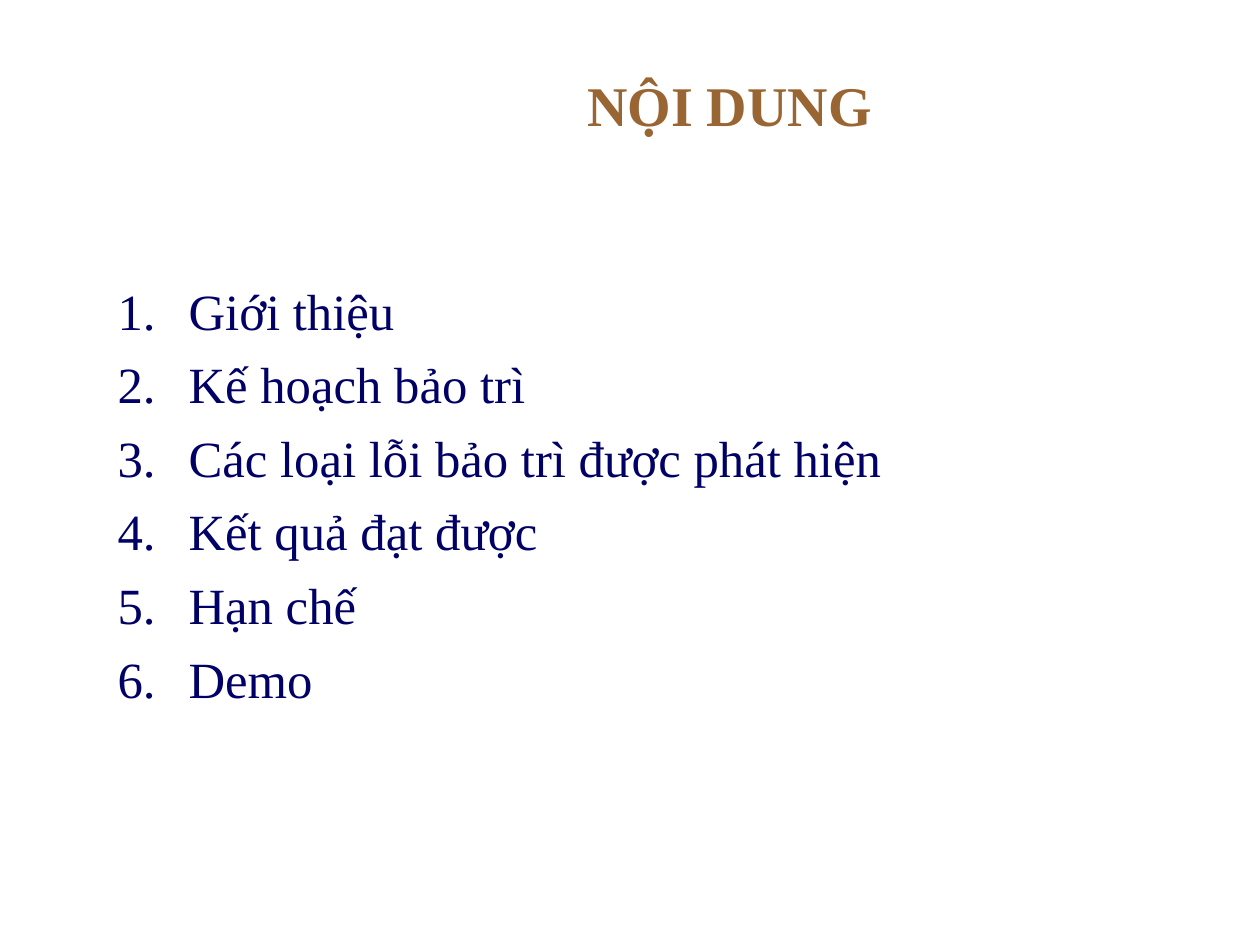
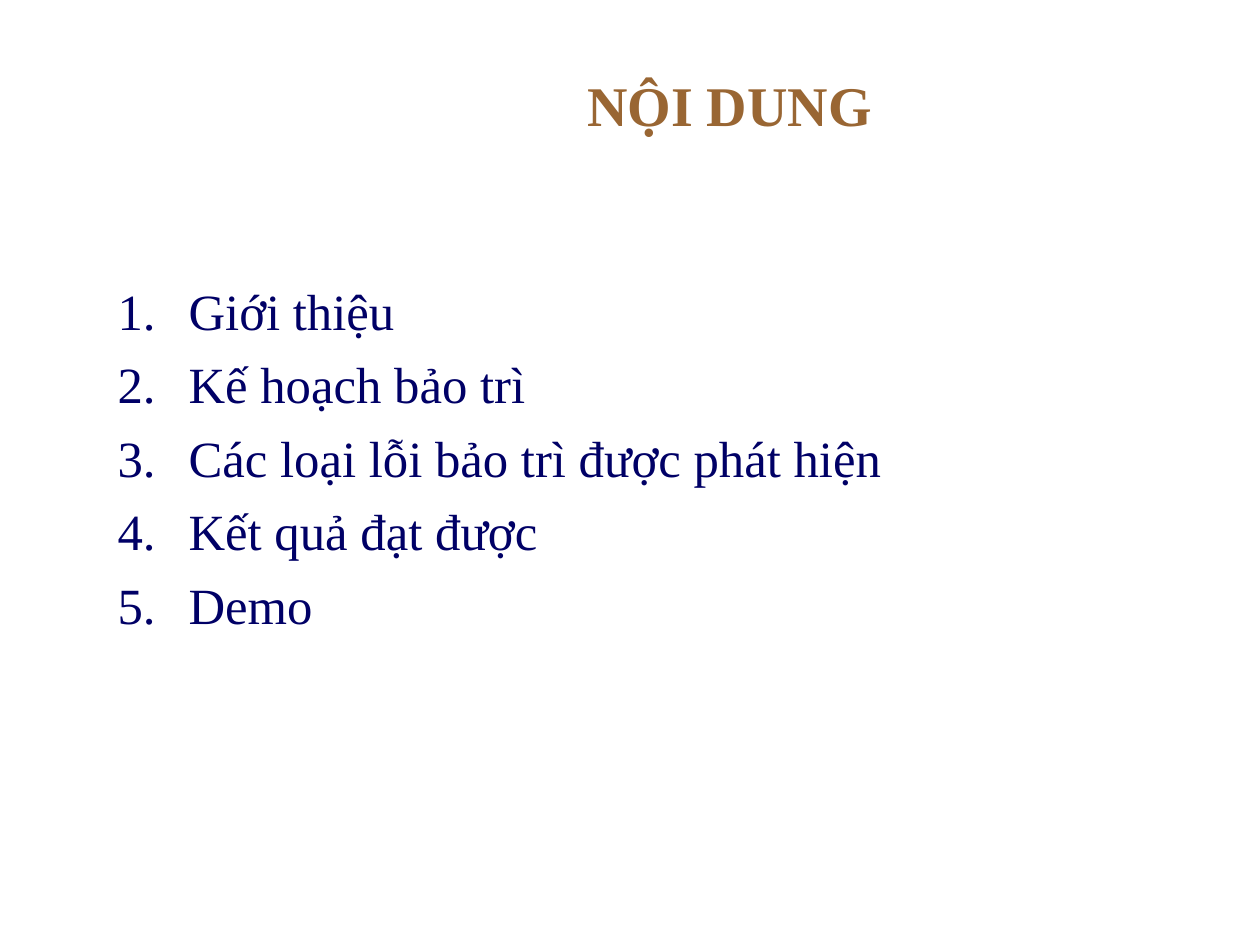
Before and after one commit to thanhphi0127/manager-configuration, a slide deck: slide 2 of doc/baitapso2/NHOM5_BAOCAO_BT2.ppt. Drawn at 1260x945 pixels with LibreOffice and Linux fonts; fonts in the diff are those of the drawing; background and template pictures are left out. Boxes give left, top, right and bottom in pixels: in the first picture for what was removed or moved away, otherwise in the second. Text is boxed around its words. In the diff, an @@ line names an element or a change of style, - is before the commit and + after.

Commit message:
Chinh sua noi dung

```diff
--- a/doc/baitapso2/NHOM5_BAOCAO_BT2.ppt
+++ b/doc/baitapso2/NHOM5_BAOCAO_BT2.ppt
@@ text at (x1=189, y1=587, x2=356, y2=633): paragraph removed @@
-5. Hạn chế
```
Also in this commit, not shown: 1 other slide changed.
